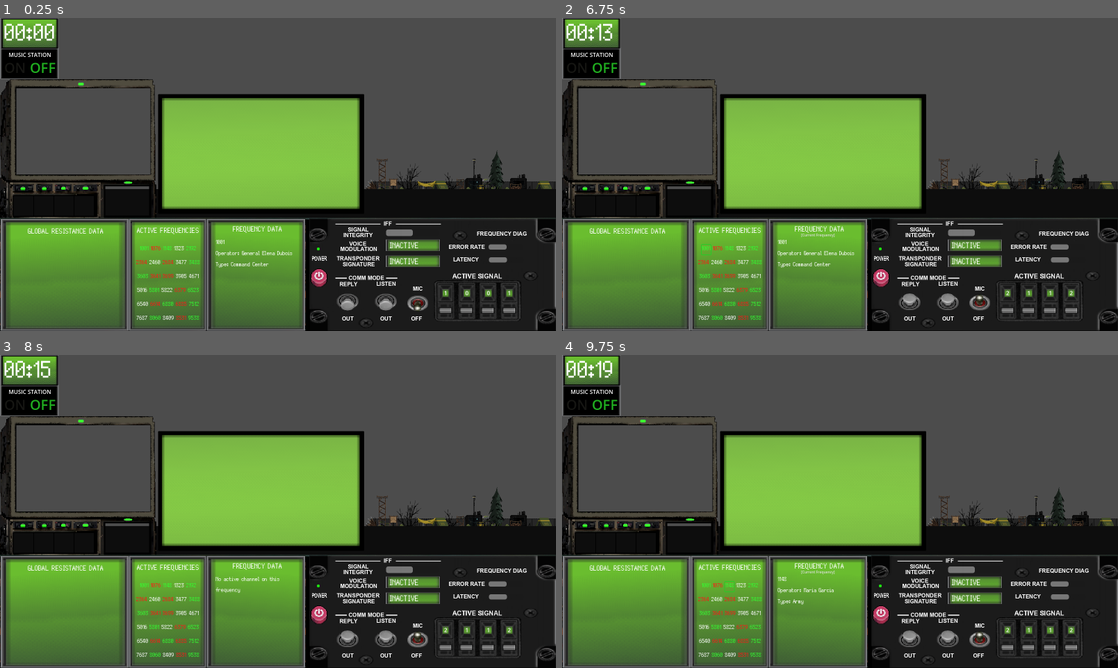
Above: before the commit, frames 1-4 (two rows, left to right).
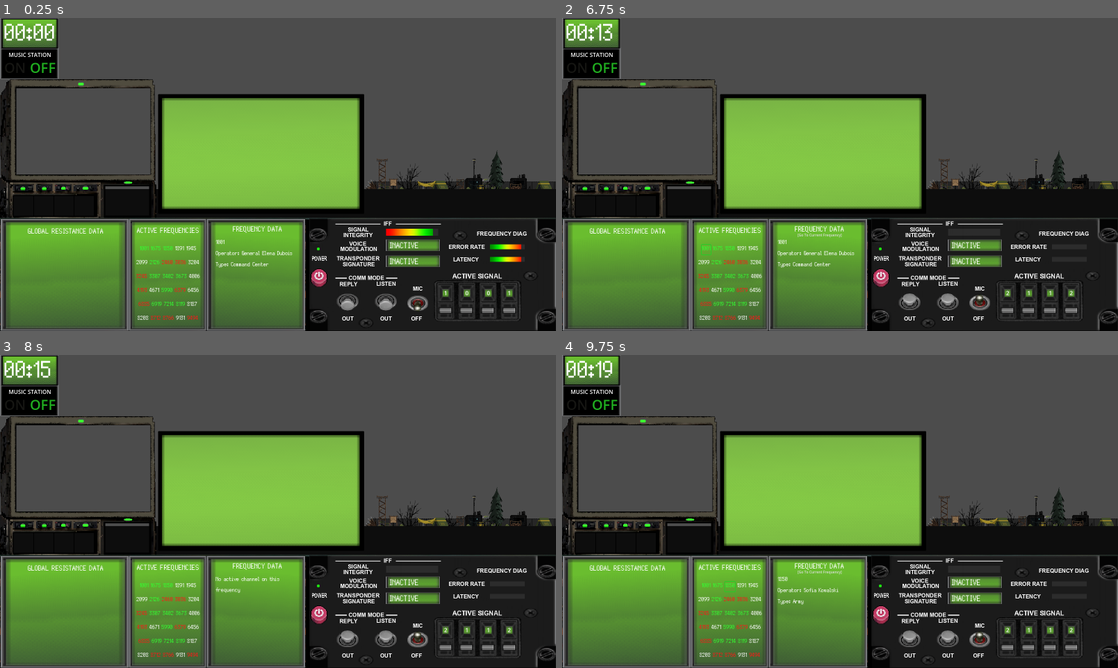
Above: after the commit, the same moments.

Repository: Chthonic-Studio/d4-3th
Game: Godot game, scene res://scenes/main_ui.tscn
Same seed, same stepped clock (60 frames per second), same inputs: the game is played once before the commit and once after it. The project has no main scene, so this scene is started directly.
Inputs (mouse positions are in pixels of both pictures, inside the frame that each line leads up to):
- Up to frame 1 (0.25 s): no input
- Up to frame 2 (6.75 s): click (945, 302) at 0.5 s; click (912, 302) at 1.25 s; click (979, 302) at 2 s; click (884, 277) at 2.75 s; click (1006, 309) at 3.5 s; click (1029, 309) at 4.25 s; click (1051, 309) at 5 s; click (1073, 309) at 5.75 s; click (706, 249) at 6.5 s
- Up to frame 3 (8 s): click "[Current Frequency]" (after the commit: "[Go To Current Frequency]") at 7.25 s
- Up to frame 4 (9.75 s): click (717, 586) at 8 s; click "[Current Frequency]" (after the commit: "[Go To Current Frequency]") at 8.75 s; click (728, 586) at 9.5 s

The runs differ from the first frame. In frame 1, 1.0% of the frame differs, in the area x 24-94%, y 67-97%; in frame 2, 0.9%; in frame 3, 0.8%; in frame 4, 0.9%.

Commit message:
Added working progress bars when tuning to a frequency + colored progress bars

Diff:
--- a/D4-3TH_Frequency/scenes/main_ui.tscn
+++ b/D4-3TH_Frequency/scenes/main_ui.tscn
@@ -12,7 +12,17 @@
 [ext_resource type="Texture2D" uid="uid://inc21dnpbq1x" path="res://assets/images/PowerButton.png" id="8_r0apq"]
 [ext_resource type="Script" uid="uid://ccouyexb0bnpi" path="res://scripts/UI/camera_feed.gd" id="8_r8eje"]
 [ext_resource type="Script" uid="uid://bvslha3h6dhhk" path="res://scripts/UI/frequencyListVbox.gd" id="9_82kx8"]
+[ext_resource type="Texture2D" uid="uid://vhmls5rm2hsn" path="res://assets/images/ProgressBar.png" id="10_hst8y"]
 [ext_resource type="Texture2D" uid="uid://eburt2og5jf" path="res://assets/images/DialogueScreen.png" id="11_r0apq"]
+[ext_resource type="Texture2D" uid="uid://bdpskik4672qq" path="res://assets/images/ProgressBarInverse.png" id="11_u04fh"]
+
+[sub_resource type="CanvasTexture" id="CanvasTexture_ulqfl"]
+diffuse_texture = ExtResource("11_u04fh")
+normal_texture = ExtResource("11_u04fh")
+
+[sub_resource type="CanvasTexture" id="CanvasTexture_rx44x"]
+diffuse_texture = ExtResource("11_u04fh")
+normal_texture = ExtResource("11_u04fh")
 
 [sub_resource type="Environment" id="Environment_r8eje"]
 background_mode = 3
@@ -195,45 +205,71 @@
 texture_normal = ExtResource("8_r0apq")
 metadata/_edit_use_anchors_ = true
 
-[node name="signalIntegrity" type="ProgressBar" parent="BottomPanel/BottomPanelRect"]
-custom_minimum_size = Vector2(150, 0)
-layout_mode = 1
-anchors_preset = -1
-anchor_left = 0.694375
-anchor_top = 0.101538
-anchor_right = 0.819375
-anchor_bottom = 0.16
-offset_right = -50.0
-value = 50.0
-show_percentage = false
-metadata/_edit_use_anchors_ = true
-
-[node name="errorRate" type="ProgressBar" parent="BottomPanel/BottomPanelRect"]
+[node name="signalIntegrity" type="TextureProgressBar" parent="BottomPanel/BottomPanelRect"]
+custom_minimum_size = Vector2(150, 20)
+offset_left = 1111.0
+offset_top = 30.9999
+offset_right = 1261.0
+offset_bottom = 50.9999
+value = 90.0
+rounded = true
+nine_patch_stretch = true
+texture_progress = ExtResource("10_hst8y")
+
+[node name="ColorRect" type="ColorRect" parent="BottomPanel/BottomPanelRect/signalIntegrity"]
+show_behind_parent = true
+layout_mode = 1
+anchors_preset = 15
+anchor_right = 1.0
+anchor_bottom = 1.0
+grow_horizontal = 2
+grow_vertical = 2
+color = Color(0.69, 0.69, 0.69, 0.105882)
+metadata/_edit_use_anchors_ = true
+
+[node name="errorRate" type="TextureProgressBar" parent="BottomPanel/BottomPanelRect"]
 custom_minimum_size = Vector2(100, 0)
-layout_mode = 1
-anchors_preset = -1
-anchor_left = 0.87875
-anchor_top = 0.233846
-anchor_right = 0.9725
-anchor_bottom = 0.316923
-offset_right = -50.0
-offset_bottom = -12.0
-value = 50.0
-show_percentage = false
-metadata/_edit_use_anchors_ = true
-
-[node name="latency" type="ProgressBar" parent="BottomPanel/BottomPanelRect"]
+layout_mode = 0
+offset_left = 1410.0
+offset_top = 75.9999
+offset_right = 1471.0
+offset_bottom = 89.9999
+value = 90.0
+rounded = true
+nine_patch_stretch = true
+texture_progress = SubResource("CanvasTexture_ulqfl")
+
+[node name="ColorRect" type="ColorRect" parent="BottomPanel/BottomPanelRect/errorRate"]
+show_behind_parent = true
+layout_mode = 1
+anchors_preset = 15
+anchor_right = 1.0
+anchor_bottom = 1.0
+grow_horizontal = 2
+grow_vertical = 2
+color = Color(0.69, 0.69, 0.69, 0.105882)
+metadata/_edit_use_anchors_ = true
+
+[node name="latency" type="TextureProgressBar" parent="BottomPanel/BottomPanelRect"]
 custom_minimum_size = Vector2(100, 0)
-layout_mode = 1
-anchors_preset = -1
-anchor_left = 0.879375
-anchor_top = 0.347692
-anchor_right = 0.973125
-anchor_bottom = 0.430769
-offset_right = -50.0
-offset_bottom = -12.0
-value = 50.0
-show_percentage = false
+offset_left = 1410.0
+offset_top = 112.0
+offset_right = 1510.0
+offset_bottom = 126.0
+value = 90.0
+rounded = true
+nine_patch_stretch = true
+texture_progress = SubResource("CanvasTexture_rx44x")
+
+[node name="ColorRect" type="ColorRect" parent="BottomPanel/BottomPanelRect/latency"]
+show_behind_parent = true
+layout_mode = 1
+anchors_preset = 15
+anchor_right = 1.0
+anchor_bottom = 1.0
+grow_horizontal = 2
+grow_vertical = 2
+color = Color(0.69, 0.69, 0.69, 0.105882)
 metadata/_edit_use_anchors_ = true
 
 [node name="voiceModulation" type="Label" parent="BottomPanel/BottomPanelRect"]
@@ -895,12 +931,12 @@
 
 [node name="currentFrequency" type="Button" parent="BottomPanel/BPanel_LeftRect/FrequencyInfoContainer/NinePatchRect"]
 layout_mode = 0
-offset_left = 64.0001
+offset_left = 54.0
 offset_top = 20.0
-offset_right = 169.0
+offset_right = 190.0
 offset_bottom = 42.0
 theme_override_font_sizes/font_size = 10
-text = "[Current Frequency]"
+text = "[Go To Current Frequency]"
 flat = true
 
 [node name="GameStatsContainer" type="MarginContainer" parent="BottomPanel/BPanel_LeftRect"]
--- a/D4-3TH_Frequency/scripts/UI/bottom_panel.gd
+++ b/D4-3TH_Frequency/scripts/UI/bottom_panel.gd
@@ -28,8 +28,18 @@
 var powerOn : bool = false
 
 # FREQUENCY NUMBERS
-# Store current digits (initialize to the initial display)
+# Store current digits (initialize to Command Center)
 var signal_digits: Array = [1, 0, 0, 1]
+
+var signal_timer: Timer
+var error_timer: Timer
+var latency_timer: Timer
+var transponder_timer: Timer
+
+var current_freq: Variant = null
+var transponder_anim_time := 0.0
+var transponder_dots_step := 1
+var transponder_animating := false
 
 # IMAGES #
 @onready var flipSwitchOn = preload("res://assets/images/FlipSwitchOn.png")
@@ -57,6 +67,9 @@
 	voice_modulation.text = "INACTIVE"
 	transponder_signature.text = "INACTIVE"
 
+	GameManager.connect("frequency_changed", Callable(self, "_on_frequency_changed"))
+	listen_button.connect("pressed", Callable(self, "_on_listen_toggled"))
+
 
 func toggleReply():
 	print("Toggling Reply")
@@ -92,3 +105,122 @@
 func frequency_changed() -> void:
 	var signal_id = int("%d%d%d%d" % signal_digits)
 	GameManager.signal_number_changed(signal_id)
+
+func _on_frequency_changed(freq_id: int):
+	current_freq = null
+	for freq in GameManager.frequencies:
+		if freq["id"] == freq_id:
+			current_freq = freq
+			break
+	print("Frequency changed, found:", current_freq)
+	if current_freq == null:
+		_reset_stat_ui()
+		_stop_all_stat_timers()
+	else:
+		_start_stat_updates()
+		_update_stat_ui(true)
+
+func _reset_stat_ui():
+	signal_integrity.value = 0
+	error_rate.value = 0
+	latency.value = 0
+	transponder_signature.text = "INACTIVE"
+	# etc. for any other UI elements
+
+func _stop_all_stat_timers():
+	if signal_timer: signal_timer.stop(); signal_timer.queue_free(); signal_timer = null
+	if error_timer: error_timer.stop(); error_timer.queue_free(); error_timer = null
+	if latency_timer: latency_timer.stop(); latency_timer.queue_free(); latency_timer = null
+	if transponder_timer: transponder_timer.stop(); transponder_timer.queue_free(); transponder_timer = null
+
+func _on_listen_toggled():
+	_start_stat_updates()
+	_update_stat_ui(true)
+
+func _start_stat_updates():
+	_stop_all_stat_timers()
+	if current_freq:
+		print("Starting timers for frequency:", current_freq["id"])
+	else:
+		print("Not starting timers, no valid freq")
+	# Always start signal integrity timer
+	signal_timer = Timer.new()
+	signal_timer.wait_time = 0.2
+	signal_timer.one_shot = false
+	signal_timer.connect("timeout", Callable(self, "_update_signal_integrity"))
+	add_child(signal_timer)
+	signal_timer.start()
+	# Only start others if Listen is ON
+	if listenOn and current_freq:
+		error_timer = Timer.new()
+		error_timer.wait_time = 0.2
+		error_timer.one_shot = false
+		error_timer.connect("timeout", Callable(self, "_update_error_rate"))
+		add_child(error_timer)
+		error_timer.start()
+		latency_timer = Timer.new()
+		latency_timer.wait_time = 0.2
+		latency_timer.one_shot = false
+		latency_timer.connect("timeout", Callable(self, "_update_latency"))
+		add_child(latency_timer)
+		latency_timer.start()
+		_start_transponder_signature()
+	else:
+		error_rate.value = 0
+		latency.value = 0
+		transponder_signature.text = "INACTIVE"
+		transponder_animating = false
+
+func _update_signal_integrity():
+	if not current_freq: return
+	var r = current_freq["signal_integrity_range"]
+	signal_integrity.value = randi_range(r[0], r[1])
+
+func _update_error_rate():
+	if not current_freq or not listenOn: error_rate.value = 0; return
+	var r = current_freq["error_rate_range"]
+	error_rate.value = randi_range(r[0], r[1])
+
+func _update_latency():
+	if not current_freq or not listenOn: latency.value = 0; return
+	var r = current_freq["latency_range"]
+	latency.value = randi_range(r[0], r[1])
+
+func _start_transponder_signature():
+	transponder_animating = true
+	transponder_dots_step = 1
+	var tr = current_freq["transponder_dots_range"]
+	transponder_anim_time = randf_range(tr[0], tr[1])
+	transponder_signature.text = "."
+	if transponder_timer:
+		transponder_timer.stop()
+		transponder_timer.queue_free()
+	transponder_timer = Timer.new()
+	transponder_timer.wait_time = 0.2
+	transponder_timer.one_shot = false
+	transponder_timer.connect("timeout", Callable(self, "_update_transponder_signature"))
+	add_child(transponder_timer)
+	transponder_timer.start()
+
+func _update_transponder_signature():
+	if not current_freq or not listenOn:
+		transponder_signature.text = "INACTIVE"
+		transponder_timer.stop()
+		return
+	transponder_anim_time -= 0.2
+	if transponder_anim_time <= 0.0:
+		transponder_signature.text = str(current_freq["transponder_signature"])
+		transponder_timer.stop()
+		transponder_animating = false
+		return
+	transponder_dots_step += 1
+	if transponder_dots_step > 3:
+		transponder_dots_step = 1
+	transponder_signature.text = ".".repeat(transponder_dots_step)
+
+func _update_stat_ui(reset := false):
+	if reset:
+		if not listenOn:
+			error_rate.value = 0
+			latency.value = 0
+			transponder_signature.text = "INACTIVE"
--- a/D4-3TH_Frequency/scripts/gameManager.gd
+++ b/D4-3TH_Frequency/scripts/gameManager.gd
@@ -14,6 +14,8 @@
 var frequencies := []
 var threat_traits := []
 var personnel := []
+
+var frequency_update_interval = 0.4
 
 var status = ["ONLINE", "OFFLINE", "COMPROMISED"]
 
@@ -57,33 +59,41 @@
 	frequencies.clear()
 	var freq_ids := {}
 	freq_ids[1001] = true # Always add command center
+
+	# Use "Army" for command center
+	var freq_type = "Army"
+	var ranges = FrequencyOptions.STATS_RANGES[freq_type]
 	var operator_name = Names.get_random_operator_name()
 	frequencies.append({
 		"id": 1001,
 		"operator": operator_name,
-		"type": "Army",
-		"signal_integrity": randi_range(FrequencyOptions.SIGNAL_INTEGRITY_RANGE[0], FrequencyOptions.SIGNAL_INTEGRITY_RANGE[1]),
-		"transponder_signature": randf_range(0.1, 1.0),
-		"error_rate": randi_range(FrequencyOptions.ERROR_RATE_RANGE[0], FrequencyOptions.ERROR_RATE_RANGE[1]),
-		"latency": randi_range(FrequencyOptions.LATENCY_RANGE[0], FrequencyOptions.LATENCY_RANGE[1]),
+		"type": freq_type,
+		"signal_integrity_range": ranges["signal_integrity"],
+		"error_rate_range": ranges["error_rate"],
+		"latency_range": ranges["latency"],
+		"transponder_dots_range": ranges["transponder_dots"],
+		"transponder_signature": "RECOGNIZED",
 		"personnel": [],
 		"status": "ONLINE",
 		"data_entries": ["1001", "Operator: General " + operator_name, "Type: Command Center"]
 	})
+
 	while frequencies.size() < 30:
 		var id = randi_range(1002, 9899)
 		if freq_ids.has(id): continue
 		freq_ids[id] = true
-		var freq_type = FrequencyOptions.TYPES.pick_random()
+		freq_type = FrequencyOptions.TYPES.pick_random()
+		ranges = FrequencyOptions.STATS_RANGES[freq_type]
 		operator_name = Names.get_random_operator_name()
 		frequencies.append({
 			"id": id,
 			"operator": operator_name,
 			"type": freq_type,
-			"signal_integrity": randi_range(FrequencyOptions.SIGNAL_INTEGRITY_RANGE[0], FrequencyOptions.SIGNAL_INTEGRITY_RANGE[1]),
-			"transponder_signature": randf_range(0.1, 1.0),
-			"error_rate": randi_range(FrequencyOptions.ERROR_RATE_RANGE[0], FrequencyOptions.ERROR_RATE_RANGE[1]),
-			"latency": randi_range(FrequencyOptions.LATENCY_RANGE[0], FrequencyOptions.LATENCY_RANGE[1]),
+			"signal_integrity_range": ranges["signal_integrity"],
+			"error_rate_range": ranges["error_rate"],
+			"latency_range": ranges["latency"],
+			"transponder_dots_range": ranges["transponder_dots"],
+			"transponder_signature": "RECOGNIZED",
 			"personnel": [],
 			"status": status.pick_random(),
 			"data_entries": [str(id), "Operator: " + operator_name, "Type: " + freq_type]
--- a/D4-3TH_Frequency/scripts/lists/frequencyOptions.gd
+++ b/D4-3TH_Frequency/scripts/lists/frequencyOptions.gd
@@ -1,9 +1,24 @@
 extends Node
 
-# All possible types for frequencies
 const TYPES = ["Entity", "Army", "Civilian"]
 
-# Stat ranges
-const SIGNAL_INTEGRITY_RANGE = [0, 100]
-const ERROR_RATE_RANGE = [0, 100]
-const LATENCY_RANGE = [0, 100]
+const STATS_RANGES = {
+	"Entity": {
+		"signal_integrity": [10, 50],
+		"error_rate": [10, 50],
+		"latency": [10, 40],
+		"transponder_dots": [1.0, 2.0]
+	},
+	"Army": {
+		"signal_integrity": [70, 100],
+		"error_rate": [0, 30],
+		"latency": [5, 20],
+		"transponder_dots": [1.5, 3.0]
+	},
+	"Civilian": {
+		"signal_integrity": [30, 60],
+		"error_rate": [5, 70],
+		"latency": [10, 70],
+		"transponder_dots": [1.0, 2.5]
+	}
+}
Binary file added: D4-3TH_Frequency/assets/images/ProgressBar.png
Not shown, added: D4-3TH_Frequency/assets/images/ProgressBar.png.import
Binary file added: D4-3TH_Frequency/assets/images/ProgressBarInverse.png
Not shown, added: D4-3TH_Frequency/assets/images/ProgressBarInverse.png.import
Not shown: 1 places in D4-3TH_Frequency/scenes/main_ui.tscn that only renumber resources
